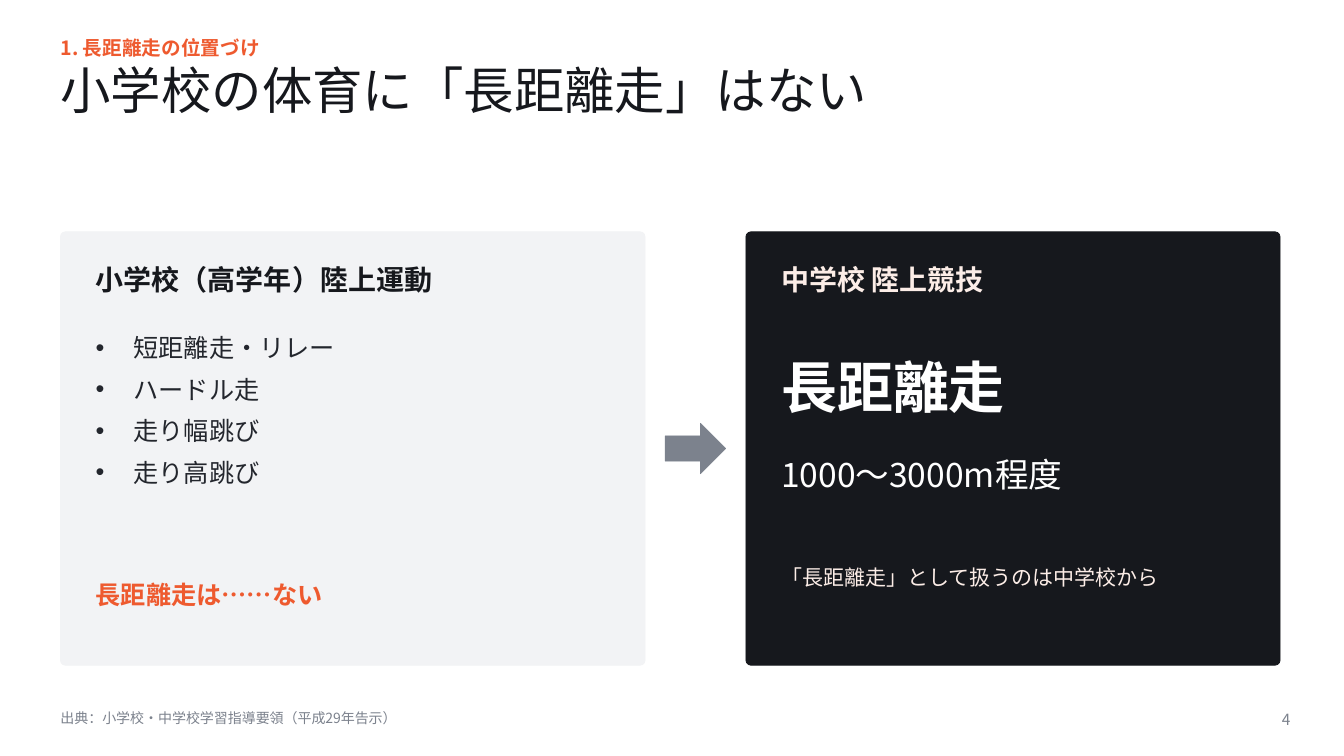
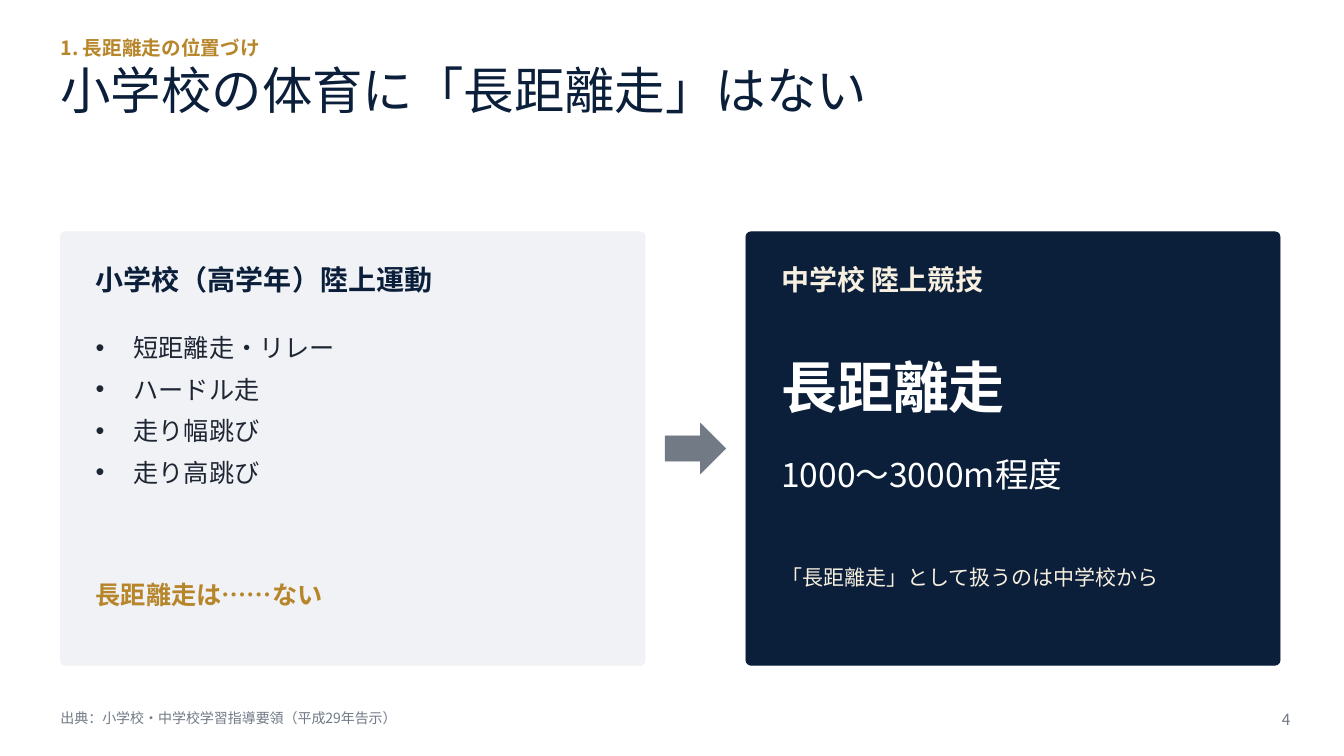
Before and after one commit to yokotaka21-cmyk/slide-longrun, a slide deck: slide 4 of マラソン大会に向けて_講義スライド.pptx. Drawn at 1344x756 pixels with LibreOffice and Linux fonts; fonts in the diff are those of the drawing. Boxes give left, top, right and bottom in pixels: in the first picture for what was removed or moved away, otherwise in the second. Text is boxed around its words. In the diff, an @@ line names an element or a change of style, - is before the commit and + after.

```diff
--- a/マラソン大会に向けて_講義スライド.pptx
+++ b/マラソン大会に向けて_講義スライド.pptx
@@ text "1. 長距離走の位置づけ" at [60, 38, 260, 57]: text colour #EE5A2F to #B7862B @@
@@ title "小学校の体育に「長距離走」はない" at [60, 66, 866, 114]: text colour #16181D to #0B1F3A @@
@@ rounded rectangle at [60, 232, 645, 665]: fill #F2F3F5 to #F0F2F5; outline #F2F3F5 0.5 pt to #F0F2F5 0.5 pt @@
@@ rounded rectangle at [746, 232, 1280, 665]: fill #16181D to #0B1F3A; outline #16181D 0.5 pt to #0B1F3A 0.5 pt @@
@@ text "小学校（高学年）陸上運動" at [96, 266, 432, 293]: text colour #16181D to #0B1F3A @@
@@ text "中学校 陸上競技" at [781, 266, 984, 293]: text colour #FCEDE7 to #F7EFDF @@
@@ text "「長距離走」として扱うのは中学校から" at [781, 567, 1158, 587]: text colour #FCEDE7 to #F7EFDF @@
@@ text "長距離走は……ない" at [96, 582, 323, 607]: text colour #EE5A2F to #B7862B @@
```
Also in this commit, not shown: 31 other slides changed, 5 other files.
